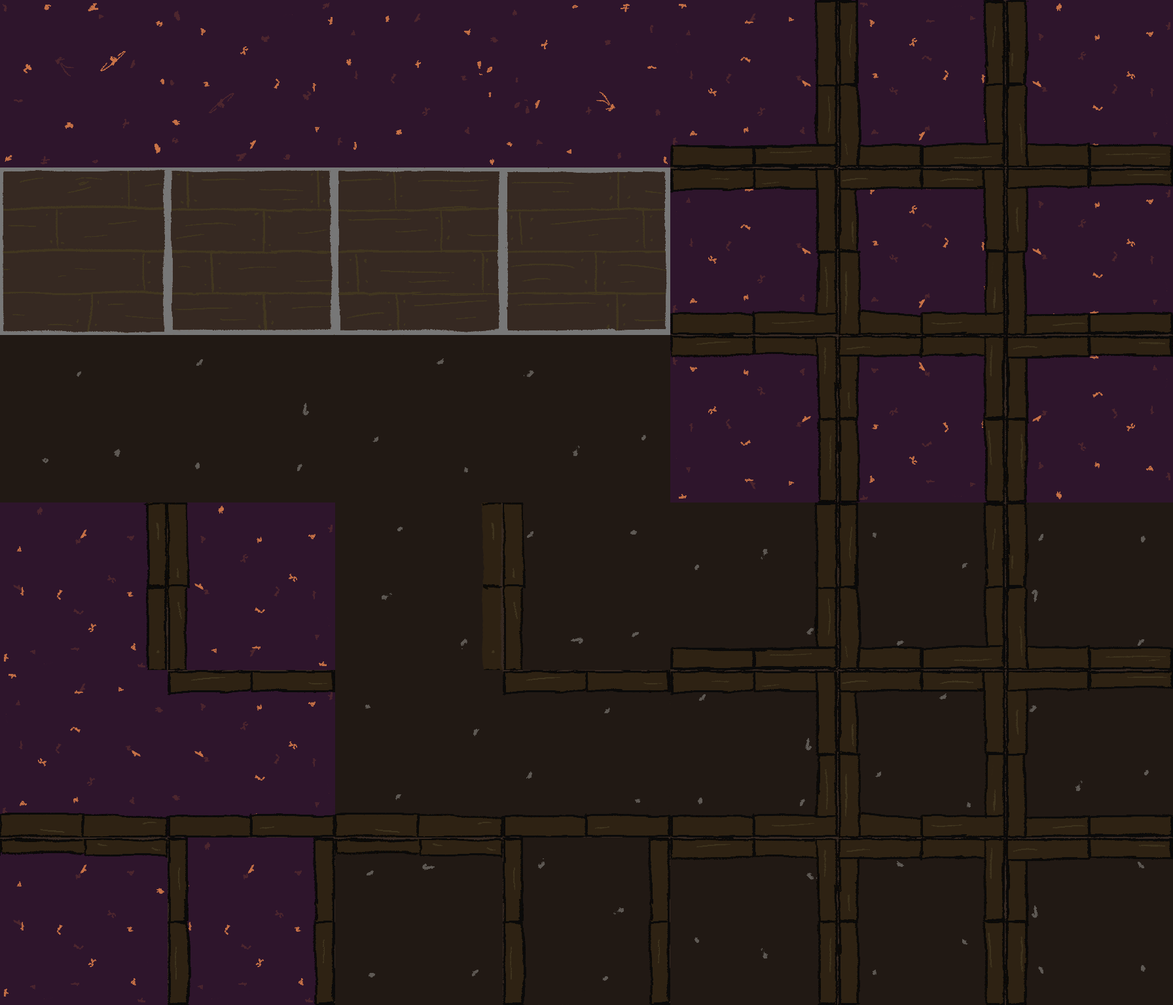
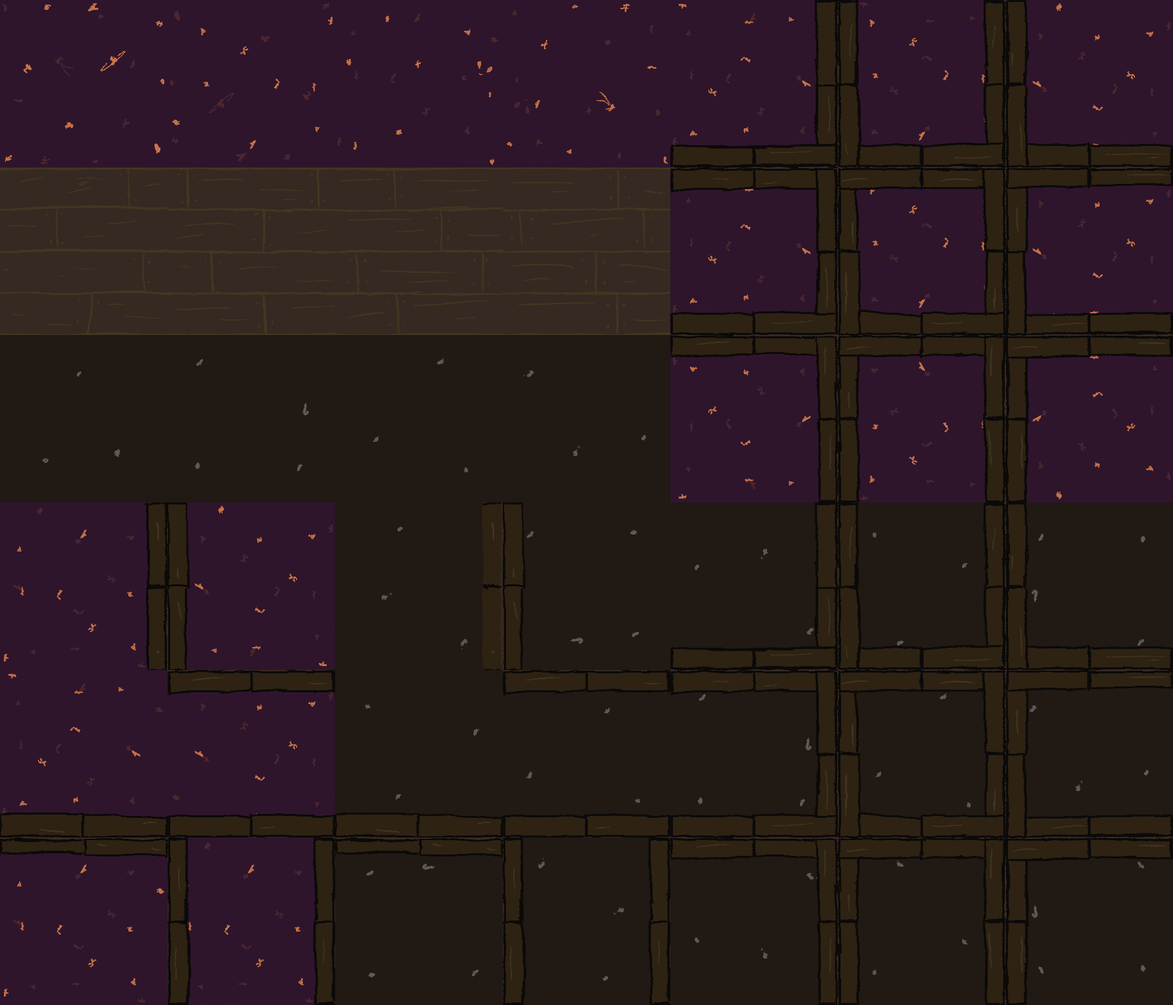
Comparing the layer stacks of the two (1173, 1005) images. Changes:
painted on "tilemap_sprites" over [0, 167, 671, 336]
